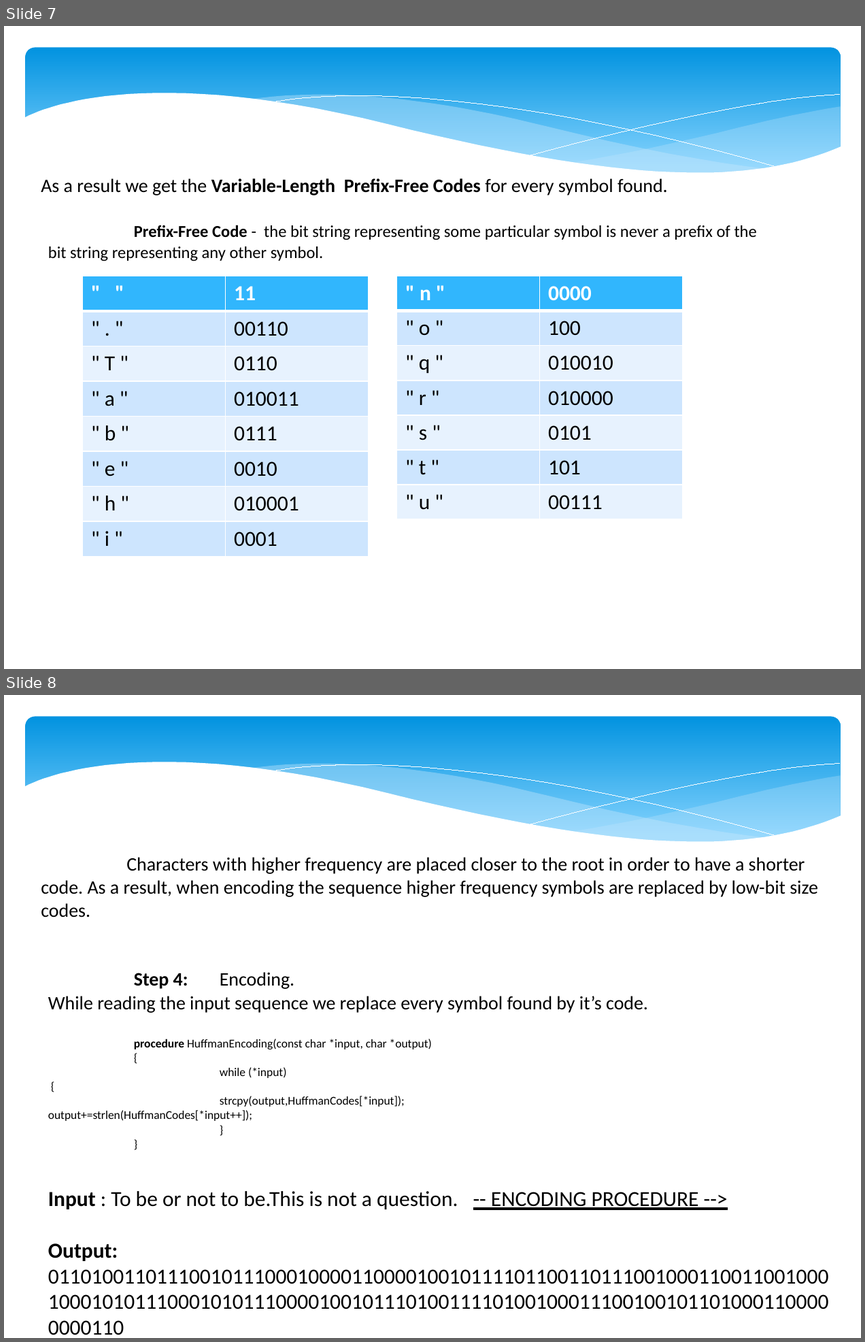
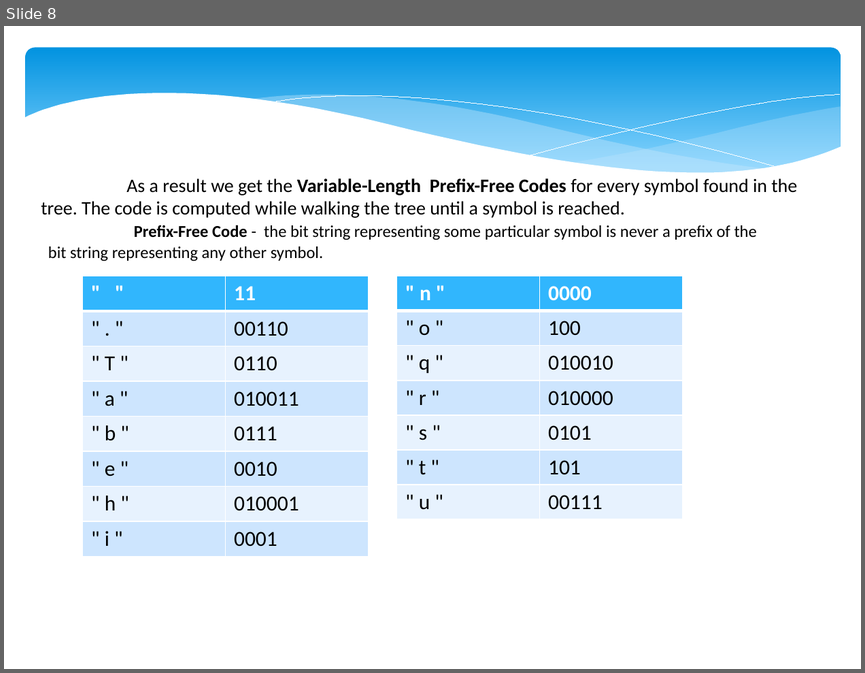
Before and after one commit to mihaescu/ADS, a slide deck: Data-Compression/Huffman.pptx. Shown one above the other, each under a label of ours: slides 7 and 8 before the commit, slide 8 after it. The pictures are 865x1342 and 865x673 pixels, drawn with LibreOffice and Linux fonts; fonts in the diff are those of the drawing. Boxes give left, top, right and bottom in pixels: in the first picture for what was removed or moved away, otherwise in the second. Text is boxed around its words. In the diff, an @@ line names an element or a change of style, - is before the commit and + after.

Commit message:
Huffman presentation

```diff
--- a/Data-Compression/Huffman.pptx
+++ b/Data-Compression/Huffman.pptx
@@ slide 8 removed at [4,695,861,1338], background #FFFFFF; not listed: 6 template elements that a slide beside it also shows @@
@@ text removed at [41,857,818,917] @@
-Characters with higher frequency are placed closer to the root in order to have a shorter code. As a result, when encoding the sequence higher frequency symbols are replaced by low-bit size codes.
@@ text removed at [48,972,648,1121] @@
-Step 4: Encoding.
-While reading the input sequence we replace every symbol found by it’s code.
-procedure HuffmanEncoding(const char *input, char *output)
-{
-while (*input) {
-strcpy(output,HuffmanCodes[*input]); output+=strlen(HuffmanCodes[*input++]);
-}
-}
@@ text removed at [48,1191,699,1261] @@
-Input : To be or not to be.This is not a question. -- ENCODING PROCEDURE -->
-Output: 0110100110111001011100010000110000100101111011001101110010001100110010001000101011100010101110000100101110100111101001000111001001011010001100000000110
@@ what was slide 7 is now slide 8 @@
@@ slide 8 changed as well @@
@@ text at [41,178,797,218]: text changed @@
-As a result we get the Variable-Length Prefix-Free Codes for every symbol found.
+As a result we get the Variable-Length Prefix-Free Codes for every symbol found in the tree. The code is computed while walking the tree until a symbol is reached.
```
Also in this commit, not shown: 7 other slides changed, 3 slides added, 2 other slides removed, 1 other file.
